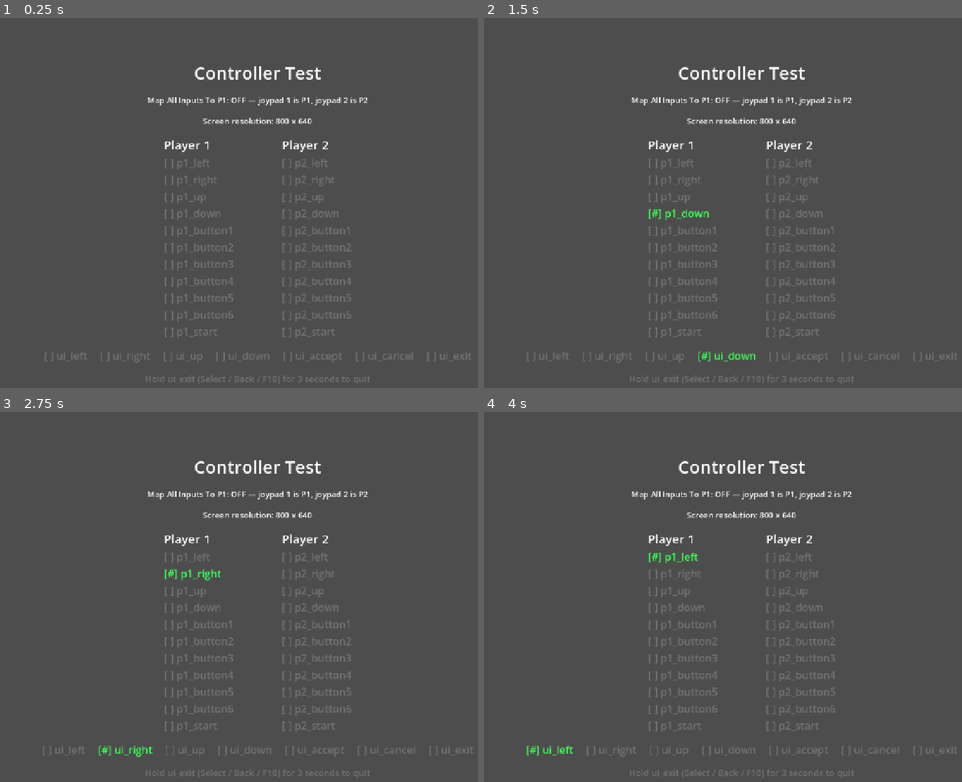
Above: before the commit, frames 1-4 (two rows, left to right).
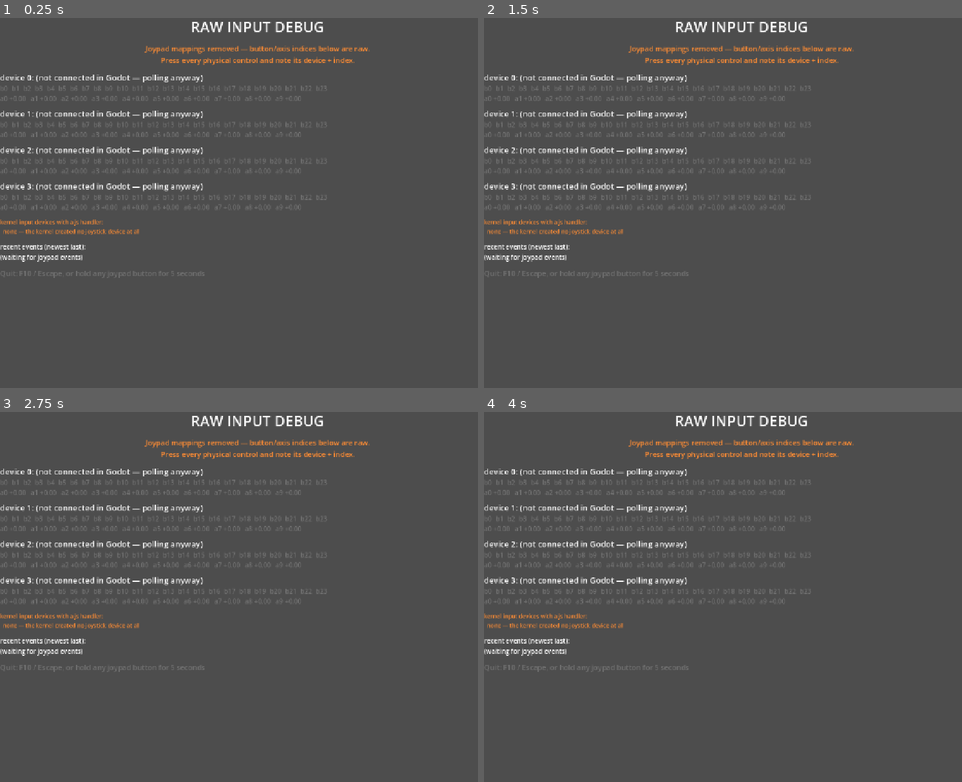
Above: after the commit, the same moments.

Repository: thygrrr/aieh-template
Game: Godot game, scene res://scenes/raw_input_debug.tscn
The game is run twice, just before and just after one commit, with the same random seed, the same clock (stepped at 60 frames per second) and the same inputs. Before the commit the project starts from res://scenes/controller_test.tscn.
Inputs:
- Up to frame 1 (0.25 s): no input
- Up to frame 2 (1.5 s): tap Enter (ui_accept) at 0.5, 0.77, 1.25 s; hold Right (ui_right) 0.53-1.28 s; tap Z (p1_button1) at 0.6 s; tap U (p2_button1) at 0.8, 1.35 s; hold Down (ui_down) from 1.28 s (still down)
- Up to frame 3 (2.75 s): tap Enter (ui_accept) at 1.52, 2 s; tap A (p2_left) at 1.55, 2.1 s; release Down (ui_down) at 2.03 s; hold Right (ui_right) from 2.03 s (still down); tap Z (p1_button1) at 2.3 s
- Up to frame 4 (4 s): tap Enter (ui_accept) at 2.75, 3.02, 3.5, 3.77 s; release Right (ui_right) at 2.78 s; hold Up (ui_up) 2.78-3.53 s; tap Z (p1_button1) at 2.85 s; tap U (p2_button1) at 3.05, 3.6 s; hold Left (p1_left) from 3.53 s (still down); tap A (p2_left) at 3.8 s

The runs differ from the first frame. In frame 1, 7.2% of the frame differs, in the area x 0-99%, y 1-99%; in frame 2, 7.3%; in frame 3, 7.4%; in frame 4, 7.3%.

Commit message:
tweak: more debug, disappointing

Diff:
--- a/project.godot
+++ b/project.godot
@@ -11,7 +11,7 @@
 [application]
 
 config/name="AIEHtemplate"
-run/main_scene="res://scenes/controller_test.tscn"
+run/main_scene="res://scenes/raw_input_debug.tscn"
 config/features=PackedStringArray("4.7", "Forward Plus")
 config/icon="res://icon.svg"
 
--- /dev/null
+++ b/scenes/raw_input_debug.tscn
@@ -0,0 +1,12 @@
+[gd_scene format=3]
+
+[ext_resource type="Script" path="res://scripts/raw_input_debug.gd" id="1"]
+
+[node name="RawInputDebug" type="Control"]
+layout_mode = 3
+anchors_preset = 15
+anchor_right = 1.0
+anchor_bottom = 1.0
+grow_horizontal = 2
+grow_vertical = 2
+script = ExtResource("1")
--- a/scripts/controller_test.gd
+++ b/scripts/controller_test.gd
@@ -1,10 +1,14 @@
 extends Control
 
 # Live view of every InputMap action: each one lights up while it is held.
-# Deliberately knows nothing about devices — it only polls actions, so it
-# reflects exactly what GameInput's configuration (device bindings, pooling)
-# produces. To identify a physical bank, press its controls and watch which
-# column lights up.
+# The action grid only polls actions, so it reflects exactly what GameInput's
+# configuration (device bindings, pooling) produces. To identify a physical
+# bank, press its controls and watch which column lights up.
+# A diagnostics footer lists every connected joypad (id, name, GUID, whether
+# a mapping is installed) plus GameInput's current P1/P2 device assignment,
+# and traces the most recent joypad events (post-mapping, as Godot delivers
+# them), so a bank that enumerates unexpectedly — or not at all, or merged
+# into another device — is visible on screen.
 # ui_exit events are consumed in _input() so GameInput's instant quit never
 # fires here; instead the app terminates after holding ui_exit for 3 seconds,
 # letting you watch the action highlight without leaving the scene.
@@ -25,8 +29,13 @@
 
 const EXIT_HOLD_SECONDS := 3.0
 
+const EVENT_LOG_LINES := 5
+
 var _labels: Dictionary = {}  # action name -> Label
 var _mode_label: Label
+var _devices_label: Label
+var _event_log_label: Label
+var _event_log: PackedStringArray = []
 var _exit_label: Label
 var _exit_hold := 0.0
 
@@ -64,6 +73,17 @@
 	columns.add_child(_make_column("Player 1", "p1_"))
 	columns.add_child(_make_column("Player 2", "p2_"))
 
+	_devices_label = Label.new()
+	_devices_label.horizontal_alignment = HORIZONTAL_ALIGNMENT_CENTER
+	_devices_label.add_theme_font_size_override("font_size", 18)
+	main.add_child(_devices_label)
+
+	_event_log_label = Label.new()
+	_event_log_label.horizontal_alignment = HORIZONTAL_ALIGNMENT_CENTER
+	_event_log_label.add_theme_font_size_override("font_size", 18)
+	main.add_child(_event_log_label)
+	_log_joy_event("(press any joypad control)")
+
 	var ui_row := HBoxContainer.new()
 	ui_row.alignment = BoxContainer.ALIGNMENT_CENTER
 	ui_row.add_theme_constant_override("separation", 32)
@@ -80,12 +100,37 @@
 	# Keep GameInput's _unhandled_input from quitting instantly in this scene.
 	if event.is_action("ui_exit"):
 		get_viewport().set_input_as_handled()
+	if event is InputEventJoypadButton and event.pressed:
+		_log_joy_event("device %d  button %d" % [event.device, event.button_index])
+	elif event is InputEventJoypadMotion and absf(event.axis_value) > 0.5:
+		_log_joy_event("device %d  axis %d %+.1f" % [event.device, event.axis, event.axis_value])
+
+func _log_joy_event(line: String) -> void:
+	if not _event_log.is_empty() and _event_log[_event_log.size() - 1] == line:
+		return
+	_event_log.append(line)
+	while _event_log.size() > EVENT_LOG_LINES:
+		_event_log.remove_at(0)
+	_event_log_label.text = "recent joypad events:  " + "  |  ".join(_event_log)
 
 func _process(delta: float) -> void:
 	if GameInput.map_all_inputs_to_p1:
 		_mode_label.text = "Map All Inputs To P1: ON — all controls drive p1_*"
 	else:
-		_mode_label.text = "Map All Inputs To P1: OFF — joypad 1 is P1, joypad 2 is P2"
+		_mode_label.text = "Map All Inputs To P1: OFF — P1 = device %d, P2 = device %d%s" % [
+			GameInput.p1_device, GameInput.p2_device,
+			" (swapped)" if GameInput.swap_player_devices else "",
+		]
+
+	var device_lines: PackedStringArray = []
+	for device in Input.get_connected_joypads():
+		device_lines.append("device %d: %s  guid=%s  %s" % [
+			device, Input.get_joy_name(device), Input.get_joy_guid(device),
+			"mapped" if Input.is_joy_known(device) else "UNMAPPED",
+		])
+	if device_lines.is_empty():
+		device_lines.append("no joypads connected")
+	_devices_label.text = "\n".join(device_lines)
 
 	for action in _labels:
 		var label: Label = _labels[action]
--- a/scripts/game_input.gd
+++ b/scripts/game_input.gd
@@ -3,16 +3,22 @@
 # Autoloaded input configuration (GameInput, from scenes/game_input.tscn).
 # Owns everything input-related:
 # - Installs an SDL mapping so the CY-1121 cabinet's two unrecognized
-#   "Twin USB Gamepad" banks present as standard gamepads (panel buttons
+#   "Twin USB" banks present as standard gamepads (panel buttons
 #   1-6 = A/B/X/Y/LB/RB, Start = start, Select = back). The GUID is read
 #   from the connected device because SDL GUIDs differ between Windows
-#   (dev) and Linux (cabinet).
+#   (dev) and Linux (cabinet), and the name prefix is matched loosely
+#   because the OS-reported name differs too ("Twin USB Gamepad" on
+#   Windows, "Twin USB Joystick" on Linux).
+# - Assigns joypads to players dynamically: the two lowest connected
+#   device ids drive p1_* and p2_* (project.godot's hardcoded 0/1 are
+#   just placeholders). Enumeration order is not guaranteed, so
+#   swap_player_devices flips which bank is which.
 # - map_all_inputs_to_p1: single-player convenience — every control drives p1_*.
 # - Quits immediately on ui_exit, as GD_ArcadeLauncher's GAME_SPEC.md
 #   requires (Select on the cabinet, Back/View on a pad, F10 on keyboard).
 
-const CABINET_PAD_NAME := "Twin USB Gamepad"
-const CABINET_LAYOUT := "a:b0,b:b1,x:b2,y:b3,leftshoulder:b4,rightshoulder:b5,back:b8,start:b9,leftx:a0,lefty:a1"
+const CABINET_PAD_PREFIX := "Twin USB"
+const CABINET_LAYOUT := "a:b0,b:b1,x:b2,y:b3,leftshoulder:b4,rightshoulder:b5,back:b8,start:b9,leftx:a0,lefty:a1,dpup:h0.1,dpright:h0.2,dpdown:h0.4,dpleft:h0.8"
 
 ## Map All Inputs to P1 — when enabled, the joypad bindings of every p1_*
 ## action match any device, and every p2_* binding (keyboard and joypad) is
@@ -21,13 +27,25 @@
 ## Can also be toggled at runtime via GameInput.map_all_inputs_to_p1.
 @export var map_all_inputs_to_p1 := false: set = set_map_all_inputs_to_p1
 
-var _p1_original_devices: Dictionary = {}  # joypad InputEvent -> original device id
-var _p2_moved_events: Dictionary = {}      # p2 action StringName -> its InputEvents, now living on the p1 twin
+## Swap which physical joypad drives P1 vs P2. The cabinet's two banks can
+## enumerate in either order (on some machines the right bank comes first),
+## so flip this if the sides come out reversed.
+## Can also be toggled at runtime via GameInput.swap_player_devices.
+@export var swap_player_devices := false: set = set_swap_player_devices
+
+# Device ids currently driving each player's joypad bindings (read-only;
+# managed by _reassign_devices). A player whose device id has no connected
+# pad simply receives no joypad input.
+var p1_device := 0
+var p2_device := 1
+
+var _p2_moved_events: Dictionary = {}  # p2 action StringName -> its InputEvents, now living on the p1 twin
 
 func _ready() -> void:
 	Input.joy_connection_changed.connect(_on_joy_connection_changed)
 	for device in Input.get_connected_joypads():
 		_map_if_cabinet_pad(device)
+	_reassign_devices()
 	if map_all_inputs_to_p1:
 		_apply_pooling()
 
@@ -46,13 +64,52 @@
 	else:
 		_revert_pooling()
 
+func set_swap_player_devices(value: bool) -> void:
+	if swap_player_devices == value:
+		return
+	swap_player_devices = value
+	if not is_node_ready():
+		return  # _ready applies the initial value
+	_reassign_devices()
+
+func _reassign_devices() -> void:
+	var pads := Input.get_connected_joypads()
+	pads.sort()
+	var first: int = pads[0] if pads.size() >= 1 else 0
+	var second: int = pads[1] if pads.size() >= 2 else first + 1
+	p1_device = second if swap_player_devices else first
+	p2_device = first if swap_player_devices else second
+	_apply_device_assignment()
+
+func _apply_device_assignment() -> void:
+	# Rewrites the device field of every p1_*/p2_* joypad binding. GameInput
+	# owns those fields — the ids in project.godot are only placeholders.
+	# While pooled, p1_* is left untouched: its joypad events stay at -1.
+	for action in InputMap.get_actions():
+		var action_name := String(action)
+		var device: int
+		if action_name.begins_with("p1_") and not map_all_inputs_to_p1:
+			device = p1_device
+		elif action_name.begins_with("p2_"):
+			device = p2_device
+		else:
+			continue
+		for event in InputMap.action_get_events(action):
+			if _is_joypad_event(event):
+				event.device = device
+	_release_player_actions()
+
 func _apply_pooling() -> void:
 	for action in InputMap.get_actions():
 		if String(action).begins_with("p1_"):
 			for event in InputMap.action_get_events(action):
 				if _is_joypad_event(event):
-					_p1_original_devices[event] = event.device
 					event.device = -1
+	# Only p2's keyboard events actually move onto the p1 twin — p1's own
+	# joypad events at device -1 already cover every pad, and InputMap
+	# treats -1 as a wildcard when matching duplicates, so a moved p2 joypad
+	# event could neither be added nor later erased reliably. p2's joypad
+	# events are just parked in _p2_moved_events until the revert.
 	for action in InputMap.get_actions():
 		var action_name := String(action)
 		if not action_name.begins_with("p2_"):
@@ -64,7 +121,8 @@
 		moved.assign(InputMap.action_get_events(action))
 		for event in moved:
 			InputMap.action_erase_event(action, event)
-			InputMap.action_add_event(target, event)
+			if not _is_joypad_event(event):
+				InputMap.action_add_event(target, event)
 		if not moved.is_empty():
 			_p2_moved_events[action] = moved
 	_release_player_actions()
@@ -73,13 +131,13 @@
 	for action in _p2_moved_events:
 		var target := StringName("p1_" + String(action).substr(3))
 		for event in _p2_moved_events[action]:
-			InputMap.action_erase_event(target, event)
+			if not _is_joypad_event(event):
+				InputMap.action_erase_event(target, event)
 			InputMap.action_add_event(action, event)
 	_p2_moved_events.clear()
-	for event in _p1_original_devices:
-		event.device = _p1_original_devices[event]
-	_p1_original_devices.clear()
-	_release_player_actions()
+	# Restores per-player devices on everything, including the joypad events
+	# that just returned to their p2_* homes.
+	_apply_device_assignment()
 
 func _release_player_actions() -> void:
 	# The bindings just changed, so pressed state captured under the old
@@ -96,11 +154,13 @@
 func _on_joy_connection_changed(device: int, connected: bool) -> void:
 	if connected:
 		_map_if_cabinet_pad(device)
+	_reassign_devices()
 
 func _map_if_cabinet_pad(device: int) -> void:
-	if Input.get_joy_name(device) != CABINET_PAD_NAME:
+	var joy_name := Input.get_joy_name(device)
+	if not joy_name.begins_with(CABINET_PAD_PREFIX):
 		return
 	var guid := Input.get_joy_guid(device)
 	if guid.is_empty():
 		return
-	Input.add_joy_mapping("%s,%s,%s" % [guid, CABINET_PAD_NAME, CABINET_LAYOUT], true)
+	Input.add_joy_mapping("%s,%s,%s" % [guid, joy_name, CABINET_LAYOUT], true)
--- /dev/null
+++ b/scripts/raw_input_debug.gd
@@ -0,0 +1,257 @@
+extends Control
+
+# Raw joypad debugger: removes every connected joypad's SDL mapping so Godot
+# delivers unmapped, raw HID button/axis indices, then renders per device:
+# - id, name, GUID and Input.get_joy_info()
+# - a live button grid (b0-b23) and axis readout (a0-a9), polled every frame
+# - a log of the most recent joypad InputEvents
+# Panels are shown for device ids 0-3 (plus anything else connected) whether
+# or not Godot reports them connected, so an unopened device cannot hide.
+# On Linux a kernel section lists every input device with a js handler from
+# /proc/bus/input/devices — name, phys, handlers, and whether this process
+# can open each /dev/input node. That distinguishes "the kernel made a second
+# device Godot cannot read" (permissions) from "the kernel only made one"
+# (missing HID_QUIRK_MULTI_INPUT: duplicate controls merge onto one device).
+# The report is also print()ed so it lands in the launcher's log.
+#
+# Quitting: F10/Escape instantly, or hold any single joypad button for 5 s
+# (works even if no mapping and no keyboard is attached).
+
+const BUTTON_COUNT := 24
+const AXIS_COUNT := 10
+const MIN_PANEL_DEVICES := 4
+const EVENT_LOG_LINES := 8
+const QUIT_HOLD_SECONDS := 5.0
+
+const COLOR_IDLE := Color(0.45, 0.45, 0.45)
+const COLOR_ACTIVE := Color(0.25, 1.0, 0.35)
+const COLOR_WARN := Color(1.0, 0.55, 0.2)
+
+var _devices_box: VBoxContainer
+var _kernel_label: Label
+var _event_log_label: Label
+var _quit_label: Label
+var _event_log: PackedStringArray = []
+# device id -> {buttons: Array[Label], axes: Array[Label]}
+var _device_widgets: Dictionary = {}
+var _quit_hold := 0.0
+var _quit_candidate := Vector2i(-1, -1)  # (device, button) being held
+
+func _ready() -> void:
+	Input.joy_connection_changed.connect(_on_joy_connection_changed)
+	_strip_mappings()
+
+	var scroll := ScrollContainer.new()
+	scroll.set_anchors_preset(Control.PRESET_FULL_RECT)
+	add_child(scroll)
+	var main := VBoxContainer.new()
+	main.size_flags_horizontal = Control.SIZE_EXPAND_FILL
+	main.add_theme_constant_override("separation", 16)
+	scroll.add_child(main)
+
+	var title := Label.new()
+	title.text = "RAW INPUT DEBUG"
+	title.horizontal_alignment = HORIZONTAL_ALIGNMENT_CENTER
+	title.add_theme_font_size_override("font_size", 36)
+	main.add_child(title)
+
+	var subtitle := Label.new()
+	subtitle.text = "Joypad mappings removed — button/axis indices below are raw.\nPress every physical control and note its device + index."
+	subtitle.horizontal_alignment = HORIZONTAL_ALIGNMENT_CENTER
+	subtitle.add_theme_font_size_override("font_size", 18)
+	subtitle.add_theme_color_override("font_color", COLOR_WARN)
+	main.add_child(subtitle)
+
+	_devices_box = VBoxContainer.new()
+	_devices_box.add_theme_constant_override("separation", 12)
+	main.add_child(_devices_box)
+
+	_kernel_label = Label.new()
+	_kernel_label.add_theme_font_size_override("font_size", 14)
+	_kernel_label.add_theme_color_override("font_color", COLOR_WARN)
+	main.add_child(_kernel_label)
+	_refresh_kernel_report()
+
+	_event_log_label = Label.new()
+	_event_log_label.add_theme_font_size_override("font_size", 16)
+	main.add_child(_event_log_label)
+	_log_event("(waiting for joypad events)")
+
+	_quit_label = Label.new()
+	_quit_label.add_theme_font_size_override("font_size", 18)
+	main.add_child(_quit_label)
+
+	_rebuild_device_panels()
+
+func _input(event: InputEvent) -> void:
+	# GameInput quits instantly on ui_exit (F10 / joy button 4) — consume it
+	# so a raw button 4 press doesn't kill the debugger mid-session.
+	if event.is_action("ui_exit"):
+		get_viewport().set_input_as_handled()
+	if event is InputEventKey and event.pressed and event.physical_keycode in [KEY_F10, KEY_ESCAPE]:
+		get_tree().quit()
+	if event is InputEventJoypadButton:
+		_log_event("device %d  button %d  %s" % [event.device, event.button_index, "pressed" if event.pressed else "released"])
+	elif event is InputEventJoypadMotion:
+		_log_event("device %d  axis %d  %+.2f" % [event.device, event.axis, event.axis_value])
+
+func _process(delta: float) -> void:
+	for device in _device_widgets:
+		var widgets: Dictionary = _device_widgets[device]
+		for b in BUTTON_COUNT:
+			var pressed := Input.is_joy_button_pressed(device, b)
+			var label: Label = widgets.buttons[b]
+			label.add_theme_color_override("font_color", COLOR_ACTIVE if pressed else COLOR_IDLE)
+		for a in AXIS_COUNT:
+			var value := Input.get_joy_axis(device, a)
+			var label: Label = widgets.axes[a]
+			label.text = "a%d %+.2f" % [a, value]
+			label.add_theme_color_override("font_color", COLOR_ACTIVE if absf(value) > 0.2 else COLOR_IDLE)
+	_update_quit_hold(delta)
+
+func _update_quit_hold(delta: float) -> void:
+	var held := Vector2i(-1, -1)
+	for device in Input.get_connected_joypads():
+		for b in BUTTON_COUNT:
+			if Input.is_joy_button_pressed(device, b):
+				held = Vector2i(device, b)
+				break
+		if held.x != -1:
+			break
+	if held != Vector2i(-1, -1) and held == _quit_candidate:
+		_quit_hold += delta
+		if _quit_hold >= QUIT_HOLD_SECONDS:
+			get_tree().quit()
+			return
+	else:
+		_quit_hold = 0.0
+		_quit_candidate = held
+	if _quit_hold > 1.0:
+		_quit_label.text = "Quitting in %.1f s — keep holding" % (QUIT_HOLD_SECONDS - _quit_hold)
+		_quit_label.add_theme_color_override("font_color", COLOR_WARN)
+	else:
+		_quit_label.text = "Quit: F10 / Escape, or hold any joypad button for %d seconds" % int(QUIT_HOLD_SECONDS)
+		_quit_label.add_theme_color_override("font_color", COLOR_IDLE)
+
+func _on_joy_connection_changed(_device: int, _connected: bool) -> void:
+	# GameInput reinstalls the cabinet mapping on reconnect; strip it again.
+	_strip_mappings()
+	_rebuild_device_panels()
+	_refresh_kernel_report()
+
+func _strip_mappings() -> void:
+	for device in Input.get_connected_joypads():
+		var guid := Input.get_joy_guid(device)
+		if not guid.is_empty():
+			Input.remove_joy_mapping(guid)
+
+func _rebuild_device_panels() -> void:
+	for child in _devices_box.get_children():
+		child.queue_free()
+	_device_widgets.clear()
+
+	var connected := Input.get_connected_joypads()
+	var ids: Array[int] = []
+	for device in MIN_PANEL_DEVICES:
+		ids.append(device)
+	for device in connected:
+		if device not in ids:
+			ids.append(device)
+	ids.sort()
+
+	for device in ids:
+		var panel := VBoxContainer.new()
+		panel.add_theme_constant_override("separation", 2)
+		_devices_box.add_child(panel)
+
+		var header := Label.new()
+		if device in connected:
+			header.text = "device %d: %s   guid=%s   %s" % [
+				device, Input.get_joy_name(device), Input.get_joy_guid(device),
+				"STILL MAPPED" if Input.is_joy_known(device) else "raw",
+			]
+		else:
+			header.text = "device %d: (not connected in Godot — polling anyway)" % device
+		header.add_theme_font_size_override("font_size", 20)
+		panel.add_child(header)
+
+		if device in connected:
+			var info := Label.new()
+			info.text = "info: %s" % Input.get_joy_info(device)
+			info.add_theme_font_size_override("font_size", 13)
+			info.add_theme_color_override("font_color", COLOR_IDLE)
+			panel.add_child(info)
+
+		var button_row := HBoxContainer.new()
+		button_row.add_theme_constant_override("separation", 9)
+		panel.add_child(button_row)
+		var buttons: Array[Label] = []
+		for b in BUTTON_COUNT:
+			var bl := Label.new()
+			bl.text = "b%d" % b
+			bl.add_theme_font_size_override("font_size", 16)
+			bl.add_theme_color_override("font_color", COLOR_IDLE)
+			button_row.add_child(bl)
+			buttons.append(bl)
+
+		var axis_row := HBoxContainer.new()
+		axis_row.add_theme_constant_override("separation", 12)
+		panel.add_child(axis_row)
+		var axes: Array[Label] = []
+		for a in AXIS_COUNT:
+			var al := Label.new()
+			al.text = "a%d +0.00" % a
+			al.add_theme_font_size_override("font_size", 16)
+			al.add_theme_color_override("font_color", COLOR_IDLE)
+			axis_row.add_child(al)
+			axes.append(al)
+
+		_device_widgets[device] = {"buttons": buttons, "axes": axes}
+
+func _refresh_kernel_report() -> void:
+	var report := _kernel_report()
+	_kernel_label.text = report
+	print(report)
+
+func _kernel_report() -> String:
+	# Linux only: list every kernel input device with a joystick handler and
+	# probe whether this process may open its /dev/input nodes.
+	if not FileAccess.file_exists("/proc/bus/input/devices"):
+		return "kernel view: /proc/bus/input/devices not available (not Linux)"
+	var f := FileAccess.open("/proc/bus/input/devices", FileAccess.READ)
+	if f == null:
+		return "kernel view: cannot read /proc/bus/input/devices (%s)" % error_string(FileAccess.get_open_error())
+	var lines: PackedStringArray = ["kernel input devices with a js handler:"]
+	for block in f.get_as_text().split("\n\n"):
+		var name := ""
+		var phys := ""
+		var handlers := ""
+		for line in block.split("\n"):
+			if line.begins_with("N: "):
+				name = line.substr(3)
+			elif line.begins_with("P: "):
+				phys = line.substr(3)
+			elif line.begins_with("H: Handlers="):
+				handlers = line.substr(12)
+		if not handlers.contains("js"):
+			continue
+		lines.append("  %s   %s" % [name, phys])
+		var probes: PackedStringArray = []
+		for handler in handlers.strip_edges().split(" "):
+			if handler.is_empty() or handler.begins_with("kbd") or handler.begins_with("mouse"):
+				continue
+			var node := "/dev/input/%s" % handler
+			var probe := FileAccess.open(node, FileAccess.READ)
+			probes.append("%s %s" % [node, "readable" if probe != null else "OPEN FAILED (%s)" % error_string(FileAccess.get_open_error())])
+		lines.append("    " + "   ".join(probes))
+	if lines.size() == 1:
+		lines.append("  none — the kernel created no joystick device at all")
+	return "\n".join(lines)
+
+func _log_event(line: String) -> void:
+	if not _event_log.is_empty() and _event_log[_event_log.size() - 1] == line:
+		return
+	_event_log.append(line)
+	while _event_log.size() > EVENT_LOG_LINES:
+		_event_log.remove_at(0)
+	_event_log_label.text = "recent events (newest last):\n" + "\n".join(_event_log)
--- /dev/null
+++ b/tests/input_smoke.gd
@@ -0,0 +1,61 @@
+extends SceneTree
+
+# Headless smoke test for GameInput's device assignment and p1-pooling.
+# No joypads exist headless, so assignment falls back to devices 0/1 —
+# enough to verify that swap_player_devices and map_all_inputs_to_p1
+# rewrite and restore the p1_*/p2_* joypad bindings correctly.
+
+
+func _initialize() -> void:
+	var failures: Array[String] = []
+	var gi: Node = preload("res://scripts/game_input.gd").new()
+	root.add_child(gi)
+	await process_frame  # let gi._ready run — its setters no-op before that
+
+	_check(failures, gi.p1_device == 0 and gi.p2_device == 1,
+		"default assignment is 0/1, got %d/%d" % [gi.p1_device, gi.p2_device])
+	_check(failures, _joy_devices("p1_button1") == [0], "p1_button1 bound to device 0")
+	_check(failures, _joy_devices("p2_button1") == [1], "p2_button1 bound to device 1")
+
+	gi.swap_player_devices = true
+	_check(failures, gi.p1_device == 1 and gi.p2_device == 0,
+		"swapped assignment is 1/0, got %d/%d" % [gi.p1_device, gi.p2_device])
+	_check(failures, _joy_devices("p1_left") == [1, 1], "p1_left rebound to device 1")
+	_check(failures, _joy_devices("p2_left") == [0, 0], "p2_left rebound to device 0")
+
+	gi.map_all_inputs_to_p1 = true
+	_check(failures, _joy_devices("p1_button1") == [-1],
+		"pooled p1_button1 matches any device, got %s" % [_joy_devices("p1_button1")])
+	_check(failures, InputMap.action_get_events("p2_button1").is_empty(), "pooled p2_button1 is silent")
+	_check(failures, InputMap.action_get_events("p1_button1").size() == 3,
+		"pooled p1_button1 gained p2's keyboard event")
+
+	gi.map_all_inputs_to_p1 = false
+	_check(failures, _joy_devices("p1_button1") == [1],
+		"unpooled p1_button1 back on device 1, got %s" % [_joy_devices("p1_button1")])
+	_check(failures, _joy_devices("p2_button1") == [0],
+		"unpooled p2_button1 back on device 0, got %s" % [_joy_devices("p2_button1")])
+
+	gi.swap_player_devices = false
+	_check(failures, _joy_devices("p1_button1") == [0] and _joy_devices("p2_button1") == [1],
+		"unswapped bindings back on devices 0/1, got %s / %s" % [_joy_devices("p1_button1"), _joy_devices("p2_button1")])
+
+	if failures.is_empty():
+		print("SMOKE OK")
+	else:
+		for msg in failures:
+			printerr("FAIL: ", msg)
+	quit(0 if failures.is_empty() else 1)
+
+
+func _joy_devices(action: String) -> Array[int]:
+	var devices: Array[int] = []
+	for event in InputMap.action_get_events(action):
+		if event is InputEventJoypadButton or event is InputEventJoypadMotion:
+			devices.append(event.device)
+	return devices
+
+
+func _check(failures: Array[String], ok: bool, what: String) -> void:
+	if not ok:
+		failures.append(what)
Not shown, added: scripts/raw_input_debug.gd.uid
Not shown, added: tests/input_smoke.gd.uid
